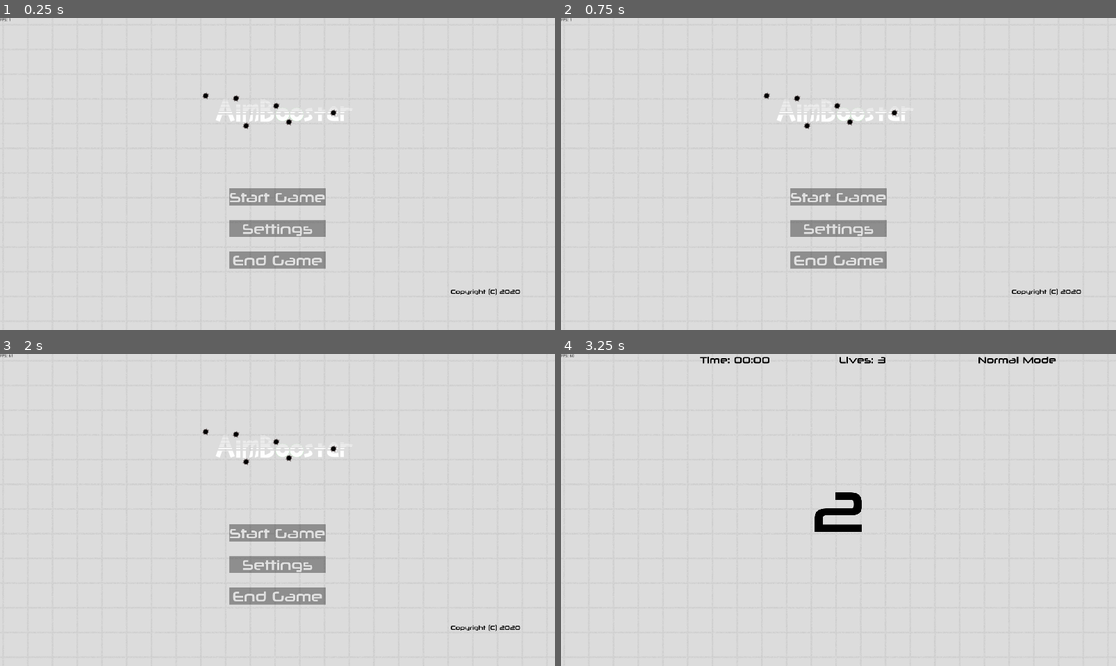
Above: before the commit, frames 1-4 (two rows, left to right).
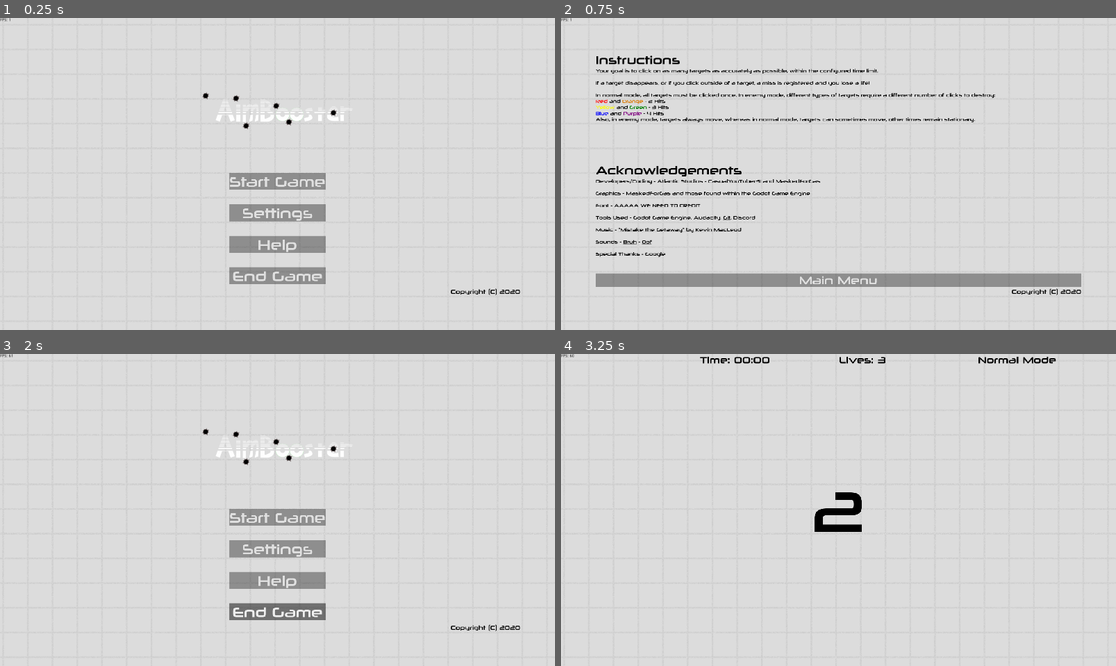
Above: after the commit, the same moments.

Repository: CasualYT31/aimbooster
Game: Godot game, scene res://scenes/Root.tscn
Two runs of this game, one before a commit and one after it. Both use one fixed random seed, a clock stepped at 60 frames per second and the inputs below.
Inputs (mouse positions are in pixels of both pictures, inside the frame that each line leads up to):
- Up to frame 1 (0.25 s): no input
- Up to frame 2 (0.75 s): click (838, 245) at 0.5 s, where only the run after the commit has a clickable "Help"
- Up to frame 3 (2 s): click (277, 616) at 1.25 s, where only the run after the commit has a clickable "Main Menu"
- Up to frame 4 (3.25 s): click "Start Game" at 2 s; tap Enter at 2.75 s; move the mouse to (960, 494) at 2.77 s; click (960, 494) at 2.92 s

The runs differ from the first frame. In frame 1, 4.6% of the frame differs, in the area x 41-59%, y 49-86%; in frame 2, 9.7%, in the area x 6-94%, y 12-87%; in frame 3, 4.7%; in frame 4, nothing differs.

Commit message:
Added help and acknowledgements menu, made enemy mode ALWAYS spawn moving targets

Diff:
--- /dev/null
+++ b/scenes/HelpMenu.tscn
@@ -0,0 +1,145 @@
+[gd_scene load_steps=11 format=2]
+
+[ext_resource path="res://scripts/HelpMenu.gd" type="Script" id=1]
+[ext_resource path="res://graphical/Orange Juice.ttf" type="DynamicFontData" id=2]
+[ext_resource path="res://scenes/CopyrightLabel.tscn" type="PackedScene" id=3]
+[ext_resource path="res://graphical/ButtonStyles/ButtonNormal.stylebox" type="StyleBox" id=4]
+[ext_resource path="res://graphical/ButtonStyles/ButtonPressed.stylebox" type="StyleBox" id=5]
+[ext_resource path="res://graphical/ButtonStyles/ButtonsHover.stylebox" type="StyleBox" id=6]
+
+[sub_resource type="DynamicFont" id=1]
+size = 40
+font_data = ExtResource( 2 )
+
+[sub_resource type="DynamicFont" id=5]
+font_data = ExtResource( 2 )
+
+[sub_resource type="DynamicFont" id=3]
+font_data = ExtResource( 2 )
+
+[sub_resource type="DynamicFont" id=4]
+size = 38
+font_data = ExtResource( 2 )
+
+[node name="Control" type="Control"]
+anchor_right = 1.0
+anchor_bottom = 1.0
+script = ExtResource( 1 )
+__meta__ = {
+"_edit_use_anchors_": false
+}
+
+[node name="MarginContainer" type="MarginContainer" parent="."]
+anchor_right = 1.0
+anchor_bottom = 1.0
+margin_left = 120.0
+margin_top = 120.0
+margin_right = -120.0
+margin_bottom = -120.0
+__meta__ = {
+"_edit_use_anchors_": false
+}
+
+[node name="VBoxContainer" type="VBoxContainer" parent="MarginContainer"]
+margin_right = 1680.0
+margin_bottom = 840.0
+__meta__ = {
+"_edit_use_anchors_": false
+}
+
+[node name="HelpTitle" type="Label" parent="MarginContainer/VBoxContainer"]
+modulate = Color( 0, 0, 0, 1 )
+margin_right = 1680.0
+margin_bottom = 49.0
+custom_fonts/font = SubResource( 1 )
+text = "Instructions"
+
+[node name="HelpBody" type="RichTextLabel" parent="MarginContainer/VBoxContainer"]
+margin_top = 53.0
+margin_right = 1680.0
+margin_bottom = 378.0
+size_flags_vertical = 3
+custom_fonts/normal_font = SubResource( 5 )
+custom_colors/default_color = Color( 0, 0, 0, 1 )
+bbcode_enabled = true
+bbcode_text = "Your goal is to click on as many targets as accurately as possible, within the configured time limit.
+
+If a target disappears, or if you click outside of a target, a miss is registered and you lose a life!
+
+In normal mode, all targets must be clicked once. In enemy mode, different types of targets require a different number of clicks to destroy:
+[color=red]Red[/color] and [color=#DB7900]Orange[/color] - 2 Hits
+[color=yellow]Yellow[/color] and [color=green]Green[/color] - 3 Hits
+[color=blue]Blue[/color] and [color=purple]Purple[/color] - 4 Hits
+Also, in enemy mode, targets [u]always[/u] move, whereas in normal mode, targets can sometimes move, other times remain stationary."
+text = "Your goal is to click on as many targets as accurately as possible, within the configured time limit.
+
+If a target disappears, or if you click outside of a target, a miss is registered and you lose a life!
+
+In normal mode, all targets must be clicked once. In enemy mode, different types of targets require a different number of clicks to destroy:
+Red and Orange - 2 Hits
+Yellow and Green - 3 Hits
+Blue and Purple - 4 Hits
+Also, in enemy mode, targets always move, whereas in normal mode, targets can sometimes move, other times remain stationary."
+
+[node name="CopyrightTitle" type="Label" parent="MarginContainer/VBoxContainer"]
+modulate = Color( 0, 0, 0, 1 )
+margin_top = 382.0
+margin_right = 1680.0
+margin_bottom = 431.0
+custom_fonts/font = SubResource( 1 )
+text = "Acknowledgements"
+
+[node name="CopyrightBody" type="RichTextLabel" parent="MarginContainer/VBoxContainer"]
+margin_top = 435.0
+margin_right = 1680.0
+margin_bottom = 760.0
+size_flags_vertical = 3
+custom_fonts/normal_font = SubResource( 3 )
+custom_colors/default_color = Color( 0, 0, 0, 1 )
+bbcode_enabled = true
+bbcode_text = "Developers/Coding - Atlantic Studios - [url=https://www.youtube.com/channel/UCHOYmbXZ7VCTLDJLbxQbtwg]CasualYouTuber31[/url] and [url=https://www.twitch.tv/maskedforgas]MaskedForGas[/url]
+
+Graphics - MaskedForGas and those found within the Godot Game Engine
+
+Font - AAAAA WE NEED TO CREDIT
+
+Tools Used - Godot Game Engine, Audacity, [url=https://github.com/CasualYT31/aimbooster]Git[/url], Discord
+
+Music - [url=https://youtu.be/7f9x4pziXWE]\"Mistake the Getaway\" by Kevin MacLeod[/url]
+
+Sounds - [url=https://www.youtube.com/watch?v=2ZIpFytCSVc]Bruh[/url] - [url=https://www.youtube.com/watch?v=f49ELvryhao]Oof[/url]
+
+Special Thanks - Google"
+text = "Developers/Coding - Atlantic Studios - CasualYouTuber31 and MaskedForGas
+
+Graphics - MaskedForGas and those found within the Godot Game Engine
+
+Font - AAAAA WE NEED TO CREDIT
+
+Tools Used - Godot Game Engine, Audacity, Git, Discord
+
+Music - \"Mistake the Getaway\" by Kevin MacLeod
+
+Sounds - Bruh - Oof
+
+Special Thanks - Google"
+
+[node name="ReturnButton" type="Button" parent="MarginContainer/VBoxContainer"]
+margin_top = 764.0
+margin_right = 1680.0
+margin_bottom = 811.0
+custom_styles/hover = ExtResource( 6 )
+custom_styles/pressed = ExtResource( 5 )
+custom_styles/normal = ExtResource( 4 )
+custom_fonts/font = SubResource( 4 )
+text = "Main Menu"
+__meta__ = {
+"_edit_use_anchors_": false
+}
+
+[node name="CopyrightLabel" parent="MarginContainer/VBoxContainer" instance=ExtResource( 3 )]
+margin_top = 815.0
+margin_right = 1680.0
+margin_bottom = 840.0
+[connection signal="meta_clicked" from="MarginContainer/VBoxContainer/CopyrightBody" to="." method="_on_RichTextLabel_meta_clicked"]
+[connection signal="pressed" from="MarginContainer/VBoxContainer/ReturnButton" to="." method="_on_ReturnButton_pressed"]
--- a/scenes/MainMenu.tscn
+++ b/scenes/MainMenu.tscn
@@ -13,6 +13,10 @@
 font_data = ExtResource( 2 )
 
 [sub_resource type="DynamicFont" id=2]
+size = 48
+font_data = ExtResource( 2 )
+
+[sub_resource type="DynamicFont" id=4]
 size = 48
 font_data = ExtResource( 2 )
 
@@ -72,9 +76,9 @@
 alignment = 1
 
 [node name="StartGame" type="Button" parent="MarginContainer/VBoxContainer/VBoxContainer"]
-margin_top = 63.0
+margin_top = 8.0
 margin_right = 334.0
-margin_bottom = 122.0
+margin_bottom = 67.0
 custom_styles/hover = ExtResource( 3 )
 custom_styles/pressed = ExtResource( 7 )
 custom_styles/normal = ExtResource( 6 )
@@ -82,19 +86,29 @@
 text = "Start Game"
 
 [node name="Settings" type="Button" parent="MarginContainer/VBoxContainer/VBoxContainer"]
-margin_top = 172.0
+margin_top = 117.0
 margin_right = 334.0
-margin_bottom = 231.0
+margin_bottom = 176.0
 custom_styles/hover = ExtResource( 3 )
 custom_styles/pressed = ExtResource( 7 )
 custom_styles/normal = ExtResource( 6 )
 custom_fonts/font = SubResource( 2 )
 text = "Settings"
 
+[node name="Help" type="Button" parent="MarginContainer/VBoxContainer/VBoxContainer"]
+margin_top = 226.0
+margin_right = 334.0
+margin_bottom = 285.0
+custom_styles/hover = ExtResource( 3 )
+custom_styles/pressed = ExtResource( 7 )
+custom_styles/normal = ExtResource( 6 )
+custom_fonts/font = SubResource( 4 )
+text = "Help"
+
 [node name="EndGame" type="Button" parent="MarginContainer/VBoxContainer/VBoxContainer"]
-margin_top = 281.0
+margin_top = 335.0
 margin_right = 334.0
-margin_bottom = 340.0
+margin_bottom = 394.0
 custom_styles/hover = ExtResource( 3 )
 custom_styles/pressed = ExtResource( 7 )
 custom_styles/normal = ExtResource( 6 )
@@ -107,4 +121,5 @@
 margin_bottom = 839.0
 [connection signal="pressed" from="MarginContainer/VBoxContainer/VBoxContainer/StartGame" to="." method="_on_StartGame_pressed"]
 [connection signal="pressed" from="MarginContainer/VBoxContainer/VBoxContainer/Settings" to="." method="_on_Settings_pressed"]
+[connection signal="pressed" from="MarginContainer/VBoxContainer/VBoxContainer/Help" to="." method="_on_Help_pressed"]
 [connection signal="pressed" from="MarginContainer/VBoxContainer/VBoxContainer/EndGame" to="." method="_on_EndGame_pressed"]
--- a/scripts/Game.gd
+++ b/scripts/Game.gd
@@ -48,7 +48,7 @@
 var chanceOfPurpleTarget: int = 0
 # chance of a target being stationary
 # if not stationary, position will be totally random yet confined within the screen
-var chanceOfStationaryTarget: int = 0#100
+var chanceOfStationaryTarget: int = 100
 # how long the target should remain on screen for
 # this value is to be gradually made smaller when adjusting difficulty
 var activeLifeOfTarget: float = 3.0 # check _ready for value changes <<<< IMPORTANT
@@ -149,7 +149,7 @@
 	return Vector2(float(randi() % int(OS.get_window_size().x)), float(randi() % int(OS.get_window_size().y)))
 
 func _newTargetShouldBeStationary():
-	return (randi() % 100 + 1) <= chanceOfStationaryTarget
+	return false if settings.isEnemyMode else (randi() % 100 + 1) <= chanceOfStationaryTarget
 
 # Functions - Difficulty Management
 	# adjust the following variables:
@@ -208,7 +208,7 @@
 
 # Functions - Target Signal Handlers
 func _on_target_hit():
-	if !gameHasEnded:
+	if settings.soundVolume >= 1.0 && !gameHasEnded:
 		$MissSound.seek(0.55) # prevents miss sound from playing since a miss is registered if a hit is registered, too :(
 		$HitSound.play()
 	statistics.increasePlayerScore(1)
@@ -219,7 +219,7 @@
 	_updateLivesDisplay()
 
 func _on_target_miss():
-	if !gameHasEnded:
+	if settings.soundVolume >= 1.0 && !gameHasEnded:
 		$MissSound.play()
 	statistics.aMissWasMade()
 	if settings.lives != settings.INFINITE_LIVES:
--- /dev/null
+++ b/scripts/HelpMenu.gd
@@ -0,0 +1,13 @@
+extends Control
+
+signal open_main_menu
+
+# Called every frame. 'delta' is the elapsed time since the previous frame.
+#func _process(delta):
+#	pass
+
+func _on_RichTextLabel_meta_clicked(meta):
+	OS.shell_open(meta)
+
+func _on_ReturnButton_pressed():
+	emit_signal("open_main_menu")
--- a/scripts/MainMenu.gd
+++ b/scripts/MainMenu.gd
@@ -2,6 +2,7 @@
 
 signal open_settings_menu
 signal open_game_menu
+signal open_help_menu
 
 func _on_StartGame_pressed():
 	emit_signal("open_game_menu")
@@ -9,6 +10,9 @@
 func _on_Settings_pressed():
 	emit_signal("open_settings_menu")
 
+func _on_Help_pressed():
+	emit_signal("open_help_menu")
+
 func _on_EndGame_pressed():
 	Global.retainWindowPosition()
 	get_tree().quit()
--- a/scripts/Root.gd
+++ b/scripts/Root.gd
@@ -5,6 +5,7 @@
 var MainMenuScene = preload("res://scenes/MainMenu.tscn")
 var SettingsScene = preload("res://scenes/SettingsMenu.tscn")
 var GameScene = preload("res://scenes/GameMenu.tscn")
+var HelpScene = preload("res://scenes/HelpMenu.tscn")
 
 var tracker: bool = false
 
@@ -14,6 +15,7 @@
 var mainMenu
 var settingsMenu
 var gameMenu
+var helpMenu
 
 func _on_MainMenu_open_settings_menu():
 	_close(mainMenu)
@@ -23,12 +25,20 @@
 	_close(mainMenu)
 	_openGameMenu()
 
+func _on_MainMenu_open_help_menu():
+	_close(mainMenu)
+	_openHelpMenu()
+
 func _on_SettingsMenu_open_previous_menu():
 	_close(settingsMenu)
 	_openMainMenu()
 
 func _on_GameMenu_open_main_menu():
 	_close(gameMenu)
+	_openMainMenu()
+
+func _on_HelpMenu_open_main_menu():
+	_close(helpMenu)
 	_openMainMenu()
 
 func _ready():
@@ -44,6 +54,7 @@
 	mainMenu = MainMenuScene.instance()
 	mainMenu.connect("open_settings_menu", self, "_on_MainMenu_open_settings_menu")
 	mainMenu.connect("open_game_menu", self, "_on_MainMenu_open_game_menu")
+	mainMenu.connect("open_help_menu", self, "_on_MainMenu_open_help_menu")
 	add_child(mainMenu)
 
 func _openSettingsMenu():
@@ -56,6 +67,11 @@
 	gameMenu = GameScene.instance()
 	gameMenu.connect("open_main_menu", self, "_on_GameMenu_open_main_menu")
 	add_child(gameMenu)
+
+func _openHelpMenu():
+	helpMenu = HelpScene.instance()
+	helpMenu.connect("open_main_menu", self, "_on_HelpMenu_open_main_menu")
+	add_child(helpMenu)
 
 # manages background music continuously.
 # there is a danger that alert dialogs will be produced continuously
Not shown, removed: graphical/ReadMe - Font Orange Juice.txt
Not shown: 1 places in scenes/MainMenu.tscn that only renumber resources
